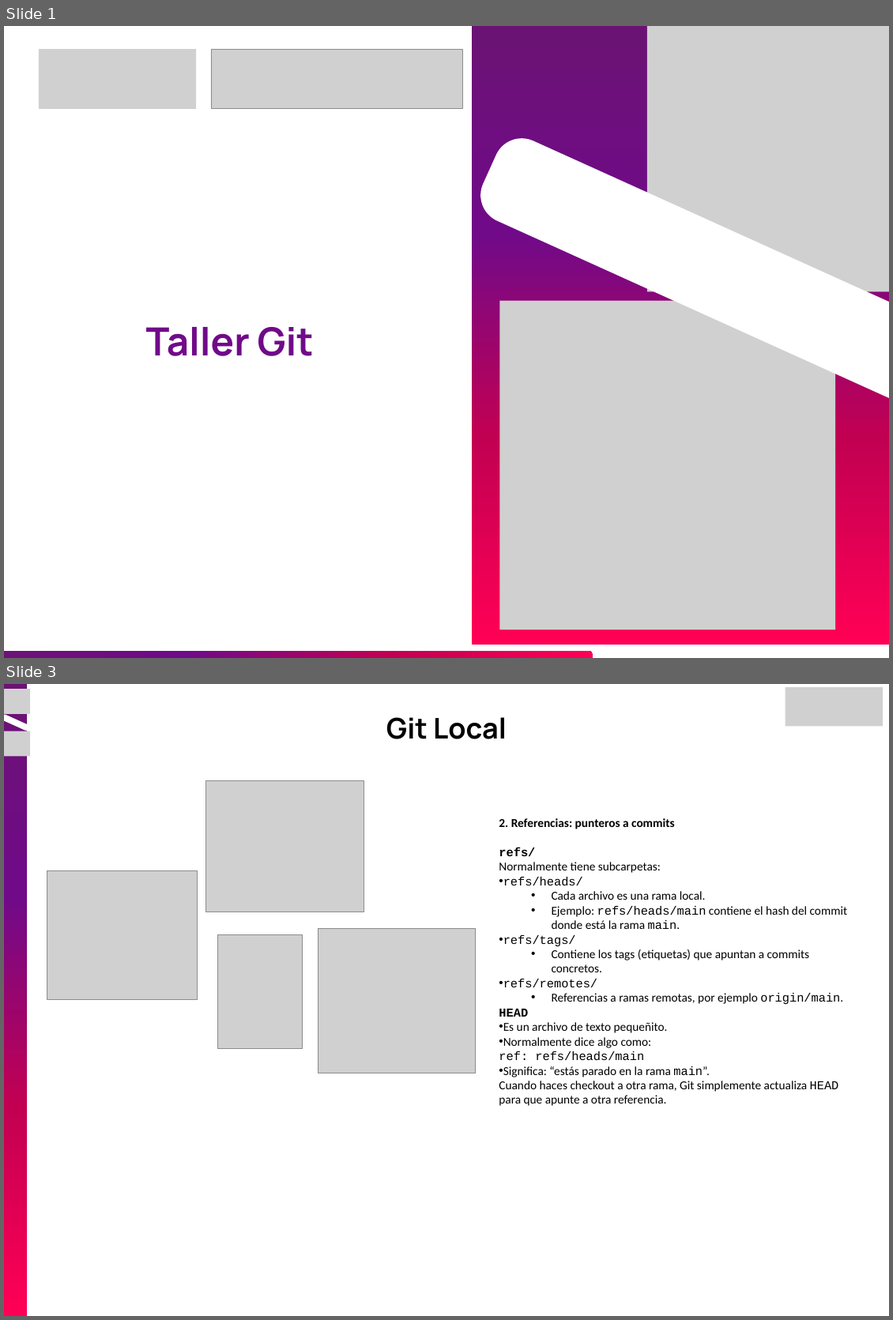
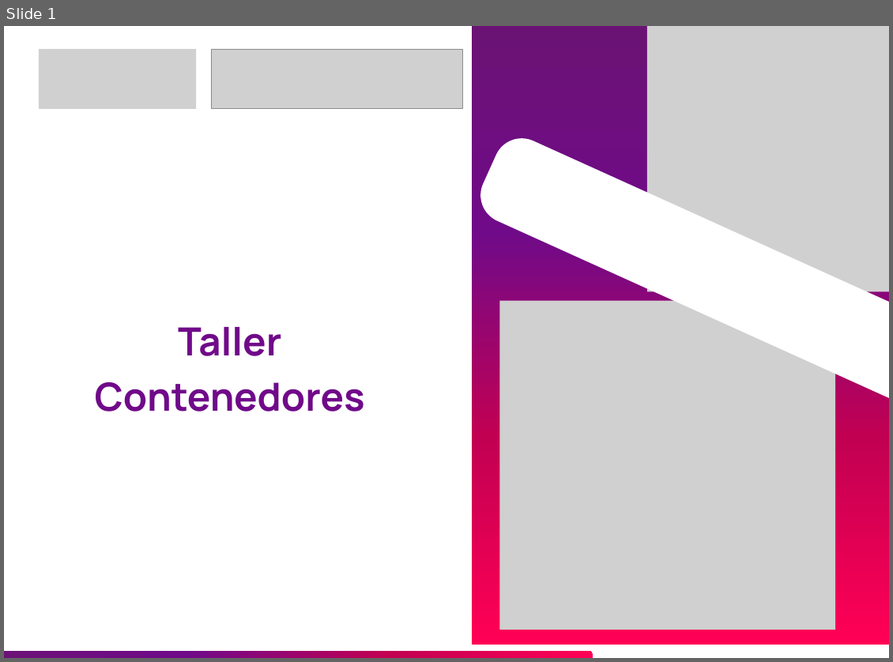
Before and after one commit to JEstebanMejiaV/curso-ingenieria-de-datos, a slide deck: modulo-01_fundamentos/taller-contenedores/materiales-taller-contenedores.pptx. Shown one above the other, each under a label of ours: slides 1 and 3 before the commit, slide 1 after it; the slides between them are not shown. The pictures are 893x1320 and 893x662 pixels, drawn with LibreOffice and Linux fonts; fonts in the diff are those of the drawing; grey boxes stand for pictures. Boxes give left, top, right and bottom in pixels: in the first picture for what was removed or moved away, otherwise in the second. Text is boxed around its words. In the diff, an @@ line names an element or a change of style, - is before the commit and + after.

Commit message:
fix taller contenedores v2.0.2

```diff
--- a/modulo-01_fundamentos/taller-contenedores/materiales-taller-contenedores.pptx
+++ b/modulo-01_fundamentos/taller-contenedores/materiales-taller-contenedores.pptx
@@ slide 3 removed at (x1=4, y1=684, x2=889, y2=1316), background #FFFFFF @@
@@ picture removed at (x1=785, y1=687, x2=882, y2=727) @@
@@ group removed at (x1=4, y1=684, x2=31, y2=1316): 2 freeform shapes, 2 pictures @@
@@ text removed at (x1=386, y1=717, x2=506, y2=739) @@
-Git Local
@@ picture removed at (x1=205, y1=780, x2=364, y2=912) @@
@@ text removed at (x1=499, y1=818, x2=848, y2=1106) @@
-2. Referencias: punteros a commits
-refs/
-Normalmente tiene subcarpetas:
-• refs/heads/
-  • Cada archivo es una rama local.
-  • Ejemplo: refs/heads/main contiene el hash del commit donde está la rama main.
-• refs/tags/
-  • Contiene los tags (etiquetas) que apuntan a commits concretos.
-• refs/remotes/
-  • Referencias a ramas remotas, por ejemplo origin/main.
-HEAD
-• Es un archivo de texto pequeñito.
-• Normalmente dice algo como:
-  ref: refs/heads/main
-• Significa: “estás parado en la rama main”.
-Cuando haces checkout a otra rama, Git simplemente actualiza HEAD para que apunte a otra referencia.
@@ picture removed at (x1=47, y1=871, x2=197, y2=999) @@
@@ picture removed at (x1=217, y1=934, x2=302, y2=1048) @@
@@ picture removed at (x1=318, y1=929, x2=476, y2=1073) @@
@@ slide 1 changed as well @@
@@ text at (x1=95, y1=327, x2=365, y2=412): text changed @@
-Taller Git
+Taller Contenedores
```
Also in this commit, not shown: 11 slides added, 10 other slides removed, 2 other files.
